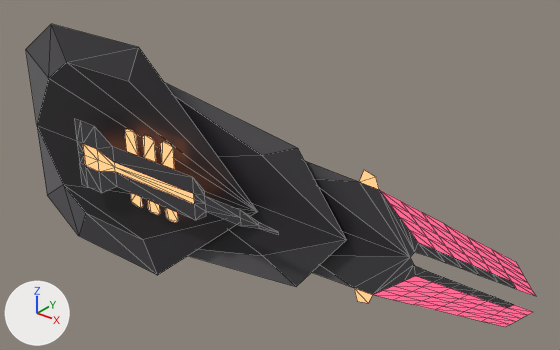
The glTF model assets/levels/weapons/CannonVisual.glb, before and after one commit.
Camera for both pictures: a 50 mm lens placed at (66.5, -55.1, 36.5), pointed at (22.2, 0.3, 2.2). The axes (+X, +Y, +Z) are drawn at lower left. The lights are the same throughout. Mesh edges are drawn as thin lines. Where no turn or scale is listed for an object, it has been applied to the vertices.

In view in the first picture: 'CannonVisual', 'CannonVisual.001', 'CannonVisual.002', 'CannonVisual.003', 'CannonVisual.004'.
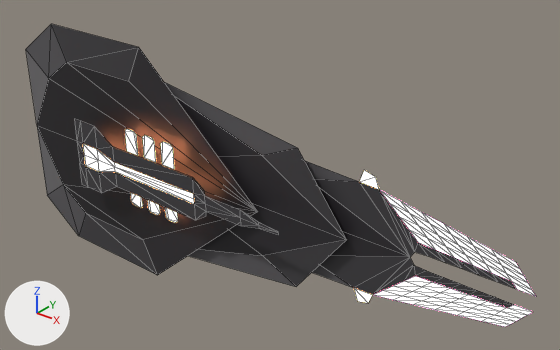
Where the change shows, as pixel boxes (x1, y1, x2, y2) in the pictures (560 x 350 px):
'CannonVisual.002', surface changed (pink to white): (350, 170, 535, 327) in both
'CannonVisual.003', surface changed (beige to white): (78, 127, 221, 219) in both
'CannonVisual.004', surface changed (beige to white): (125, 129, 178, 223) in both

The edits, one by one:
In material 'RedGlow' (mat_redglow), emission_strength goes from 1.2 to 10.0.
In material 'GlowOrange' (mat_gloworange), emission_strength goes from 1.947 to 9.734.
